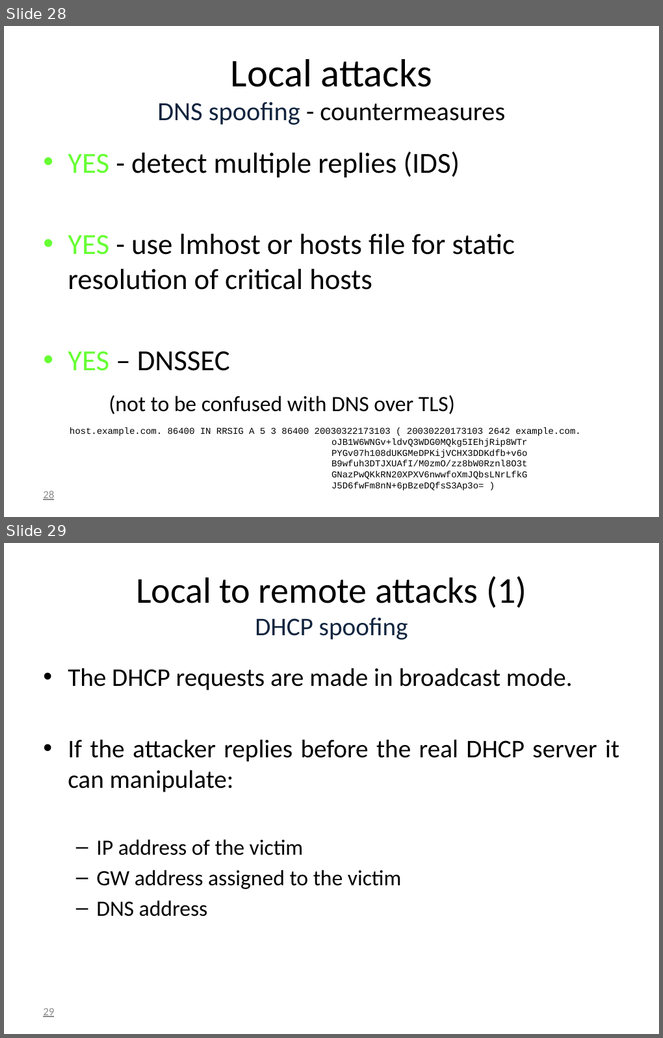
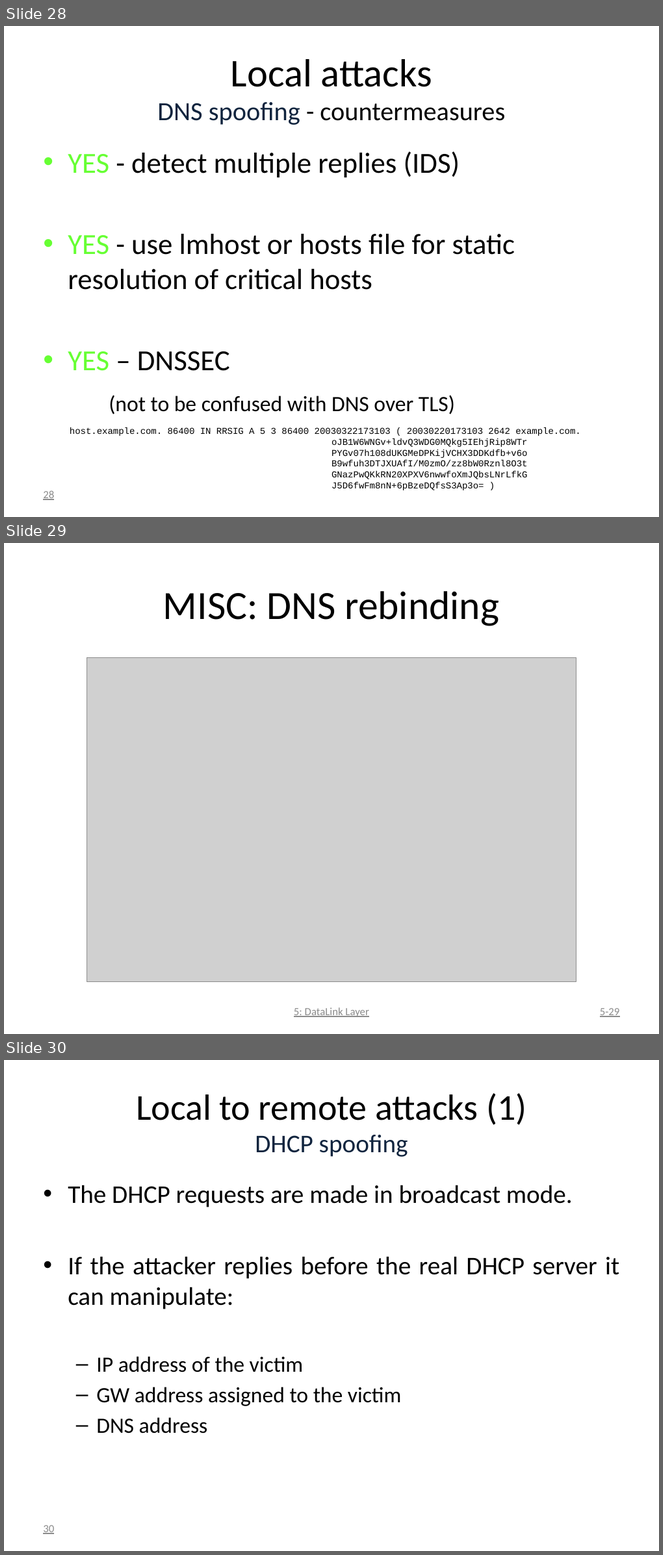
Before and after one commit to DeMaCS-UNICAL/NetworkSecurity, a slide deck: slides/LAYER2-ISSUES.pptx. Shown one above the other, each under a label of ours: slides 28 and 29 before the commit, slides 28, 29 and 30 after it. The pictures are 663x1038 and 663x1555 pixels, drawn with LibreOffice and Linux fonts; fonts in the diff are those of the drawing; grey boxes stand for pictures. Boxes give left, top, right and bottom in pixels: in the first picture for what was removed or moved away, otherwise in the second. Text is boxed around its words. In the diff, an @@ line names an element or a change of style, - is before the commit and + after.

```diff
--- a/slides/LAYER2-ISSUES.pptx
+++ b/slides/LAYER2-ISSUES.pptx
@@ slide 29 added at [4, 543, 659, 1034], background #FFFFFF @@
@@ title added at [163, 591, 499, 626], 44 pt, text #000000 @@
+MISC: DNS rebinding
@@ picture added at [87, 657, 576, 982] @@
@@ text added at [294, 1008, 369, 1017], 12 pt, text #8C8C8C @@
+5: DataLink Layer
@@ page number added at [600, 1008, 620, 1017], 12 pt, text #8C8C8C @@
+5-29
@@ what was slide 29 is now slide 30 @@
@@ page number at [43, 1525, 54, 1534]: text changed @@
-29
+30
```
Also in this commit, not shown: 5 slides changed, 3 other slides added.
